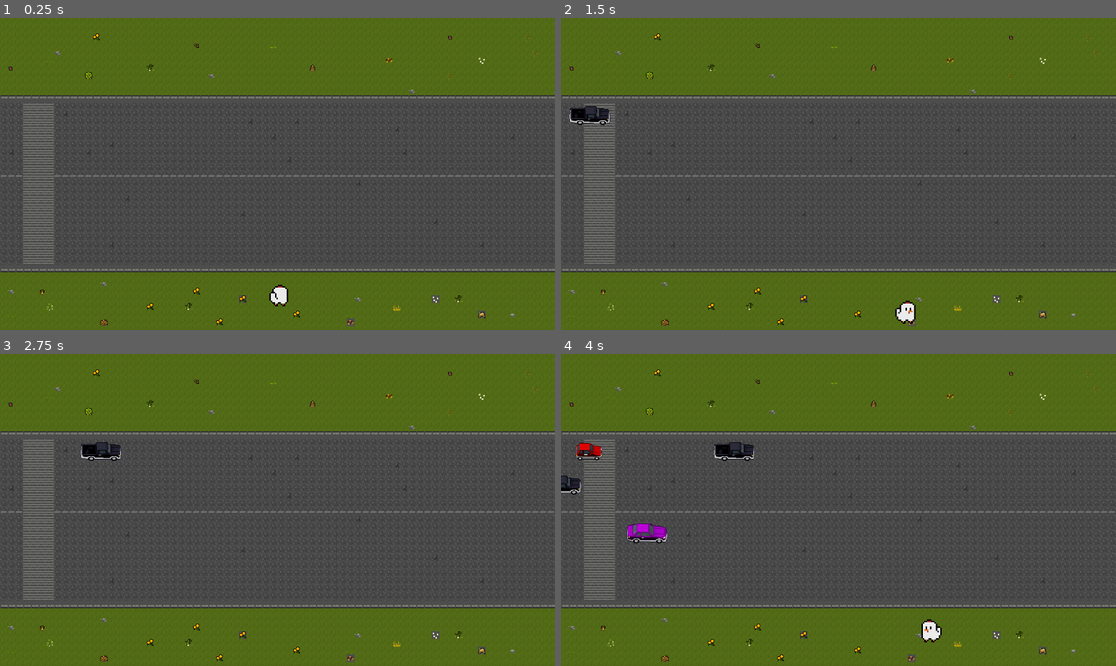
Above: before the commit, frames 1-4 (two rows, left to right).
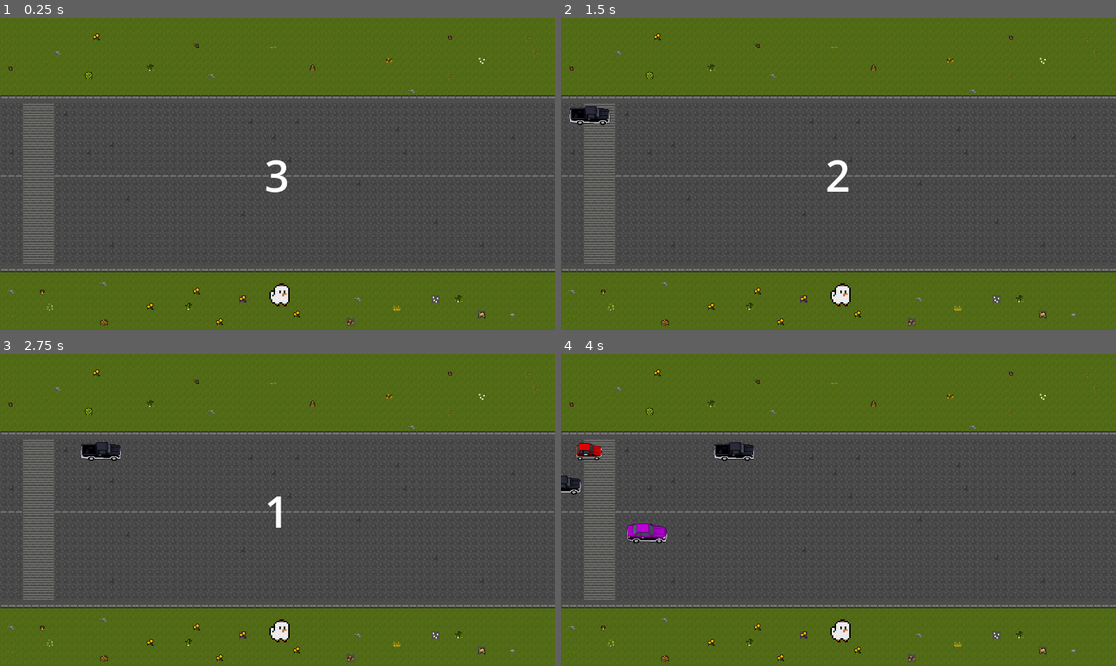
Above: after the commit, the same moments.

Repository: dariogliendo/CruzarCalle
Game: Godot game, scene res://escenas/juego.tscn
Two runs of this game, one before a commit and one after it. Both use one fixed random seed, a clock stepped at 60 frames per second and the inputs below. Sound files missing from this copy of the repository are replaced by a short silence.
Inputs:
- Up to frame 1 (0.25 s): no input
- Up to frame 2 (1.5 s): tap Enter at 0.5 s; hold D (derecha) 0.53-1.28 s; hold S (abajo) from 1.28 s (still down)
- Up to frame 3 (2.75 s): release S (abajo) at 2.03 s; hold D (derecha) from 2.03 s (still down)
- Up to frame 4 (4 s): release D (derecha) at 2.78 s; hold W (arriba) 2.78-3.53 s; hold A (izquierda) from 3.53 s (still down)

The runs differ from the first frame. In frame 1, 0.3% of the frame differs, in the area x 47-53%, y 45-93%; in frame 2, 0.6%, in the area x 47-64%, y 45-98%; in frame 3, 0.3%; in frame 4, 0.4%.

Commit message:
agrego contador al iniciar

Diff:
--- /dev/null
+++ b/escenas/abuela.tscn
@@ -0,0 +1,83 @@
+[gd_scene load_steps=13 format=3 uid="uid://c2ufbcm2mpxxc"]
+
+[ext_resource type="Script" path="res://scripts/Abuela.gd" id="1_ump0u"]
+[ext_resource type="Texture2D" path="res://assets/PlayStation - Xenogears - Lahan Old Woman.png" id="2_8k7i7"]
+
+[sub_resource type="AtlasTexture" id="AtlasTexture_s40ob"]
+atlas = ExtResource("2_8k7i7")
+region = Rect2(0, 0, 32, 64)
+
+[sub_resource type="AtlasTexture" id="AtlasTexture_j6cfl"]
+atlas = ExtResource("2_8k7i7")
+region = Rect2(32, 0, 32, 64)
+
+[sub_resource type="AtlasTexture" id="AtlasTexture_xx0kk"]
+atlas = ExtResource("2_8k7i7")
+region = Rect2(64, 0, 32, 64)
+
+[sub_resource type="AtlasTexture" id="AtlasTexture_kccbw"]
+atlas = ExtResource("2_8k7i7")
+region = Rect2(96, 0, 32, 64)
+
+[sub_resource type="AtlasTexture" id="AtlasTexture_sxdgh"]
+atlas = ExtResource("2_8k7i7")
+region = Rect2(128, 0, 32, 64)
+
+[sub_resource type="AtlasTexture" id="AtlasTexture_73ri7"]
+atlas = ExtResource("2_8k7i7")
+region = Rect2(160, 0, 32, 64)
+
+[sub_resource type="AtlasTexture" id="AtlasTexture_n7rq5"]
+atlas = ExtResource("2_8k7i7")
+region = Rect2(192, 0, 32, 64)
+
+[sub_resource type="AtlasTexture" id="AtlasTexture_kspcr"]
+atlas = ExtResource("2_8k7i7")
+region = Rect2(224, 0, 32, 64)
+
+[sub_resource type="SpriteFrames" id="SpriteFrames_h2d3p"]
+animations = [{
+"frames": [{
+"duration": 1.0,
+"texture": SubResource("AtlasTexture_s40ob")
+}, {
+"duration": 1.0,
+"texture": SubResource("AtlasTexture_j6cfl")
+}, {
+"duration": 1.0,
+"texture": SubResource("AtlasTexture_xx0kk")
+}, {
+"duration": 1.0,
+"texture": SubResource("AtlasTexture_kccbw")
+}, {
+"duration": 1.0,
+"texture": SubResource("AtlasTexture_sxdgh")
+}, {
+"duration": 1.0,
+"texture": SubResource("AtlasTexture_73ri7")
+}, {
+"duration": 1.0,
+"texture": SubResource("AtlasTexture_n7rq5")
+}, {
+"duration": 1.0,
+"texture": SubResource("AtlasTexture_kspcr")
+}],
+"loop": true,
+"name": &"Up",
+"speed": 5.0
+}]
+
+[sub_resource type="CapsuleShape2D" id="CapsuleShape2D_nrj8n"]
+radius = 9.0
+height = 22.0
+
+[node name="Abuela" type="CharacterBody2D"]
+script = ExtResource("1_ump0u")
+
+[node name="Animacion" type="AnimatedSprite2D" parent="."]
+sprite_frames = SubResource("SpriteFrames_h2d3p")
+animation = &"Up"
+
+[node name="CollisionShape2D" type="CollisionShape2D" parent="."]
+position = Vector2(0, 10)
+shape = SubResource("CapsuleShape2D_nrj8n")
--- a/escenas/juego.tscn
+++ b/escenas/juego.tscn
@@ -8,6 +8,7 @@
 [ext_resource type="Script" path="res://scripts/interfaz.gd" id="5_suhis"]
 [ext_resource type="AudioStream" uid="uid://dmonarq3cuqin" path="res://assets/dark-souls-_you-died_-sound-effect-from-youtube.mp3" id="6_oclse"]
 [ext_resource type="AudioStream" uid="uid://ibv473mlo2f2" path="res://assets/open-new-level-143027.mp3" id="6_qr67r"]
+[ext_resource type="Script" path="res://scripts/ContadorInicio.gd" id="9_bmms7"]
 
 [sub_resource type="RectangleShape2D" id="RectangleShape2D_knkyn"]
 size = Vector2(31.5, 20)
@@ -165,6 +166,21 @@
 [node name="SpawnTimer" type="Timer" parent="."]
 autostart = true
 
+[node name="ContadorInicio" type="Node" parent="."]
+script = ExtResource("9_bmms7")
+
+[node name="Timer" type="Timer" parent="ContadorInicio"]
+
+[node name="Label" type="Label" parent="ContadorInicio"]
+anchors_preset = -1
+anchor_right = 0.998
+anchor_bottom = 1.006
+offset_right = 0.303955
+offset_bottom = 0.112
+theme_override_font_sizes/font_size = 90
+horizontal_alignment = 1
+vertical_alignment = 1
+
 [connection signal="body_entered" from="Mapa/Lane_200_Trigger" to="." method="_on_lane_200_trigger_body_entered"]
 [connection signal="timeout" from="Mapa/Lane_200_Trigger/RespawnTimer_200" to="." method="_on_respawn_timer_200_timeout"]
 [connection signal="body_entered" from="Mapa/Lane_270_Trigger" to="." method="_on_lane_270_trigger_body_entered"]
@@ -176,3 +192,5 @@
 [connection signal="body_entered" from="Gallina" to="." method="_on_gallina_body_entered"]
 [connection signal="area_entered" from="ElOtroLado" to="." method="_on_area_2d_area_entered"]
 [connection signal="timeout" from="SpawnTimer" to="." method="_on_spawn_timer_timeout"]
+[connection signal="contador_inicio_completado" from="ContadorInicio" to="Gallina" method="_on_contador_inicio_contador_inicio_completado"]
+[connection signal="timeout" from="ContadorInicio/Timer" to="ContadorInicio" method="_on_timer_timeout"]
--- /dev/null
+++ b/scripts/ContadorInicio.gd
@@ -0,0 +1,24 @@
+extends Node
+
+@export var cuenta = 3;
+
+signal contador_inicio_completado()
+
+# Called when the node enters the scene tree for the first time.
+func _ready():
+	$Timer.start()
+
+
+# Called every frame. 'delta' is the elapsed time since the previous frame.
+func _process(delta):
+	$Label.text = str(cuenta);
+
+
+func _on_timer_timeout():
+	if (cuenta == 0):
+		$Timer.stop();
+		contador_inicio_completado.emit()
+		$Label.visible = false;
+		queue_free()
+	else:
+		cuenta -= 1;
--- a/scripts/personaje.gd
+++ b/scripts/personaje.gd
@@ -4,7 +4,7 @@
 
 @export var velocidad = 3
 var cara_visible = "espalda"
-var activo = true
+var activo = false
 
 func muere():
 	activo = false
@@ -54,3 +54,9 @@
 	if yendo_arr:
 		$Animacion.play("corriendo_arriba")
 		cara_visible = "espalda"
+
+
+
+
+func _on_contador_inicio_contador_inicio_completado():
+	activo = true;
Not shown: 1 places in escenas/juego.tscn that only renumber resources
